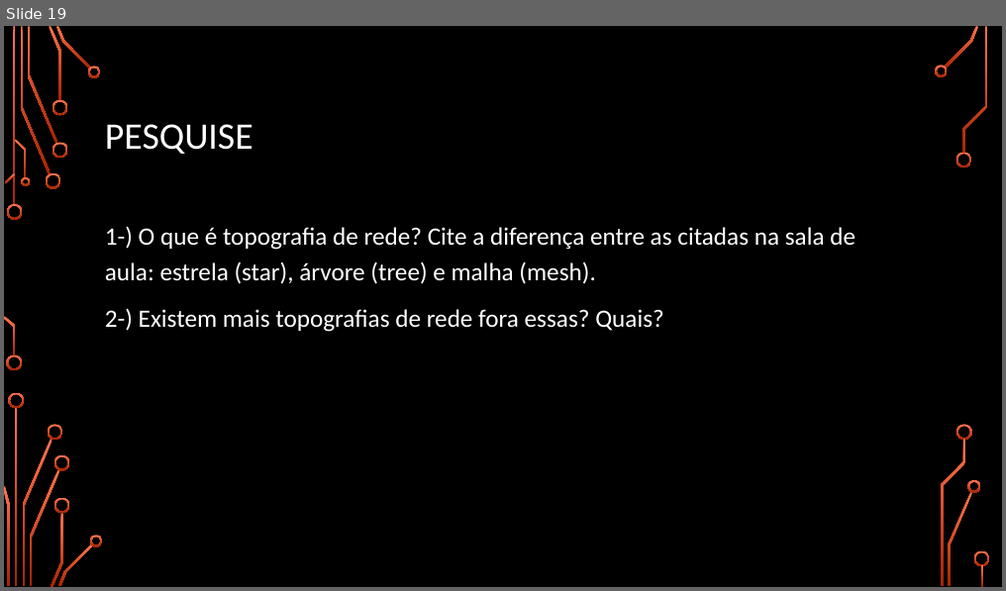
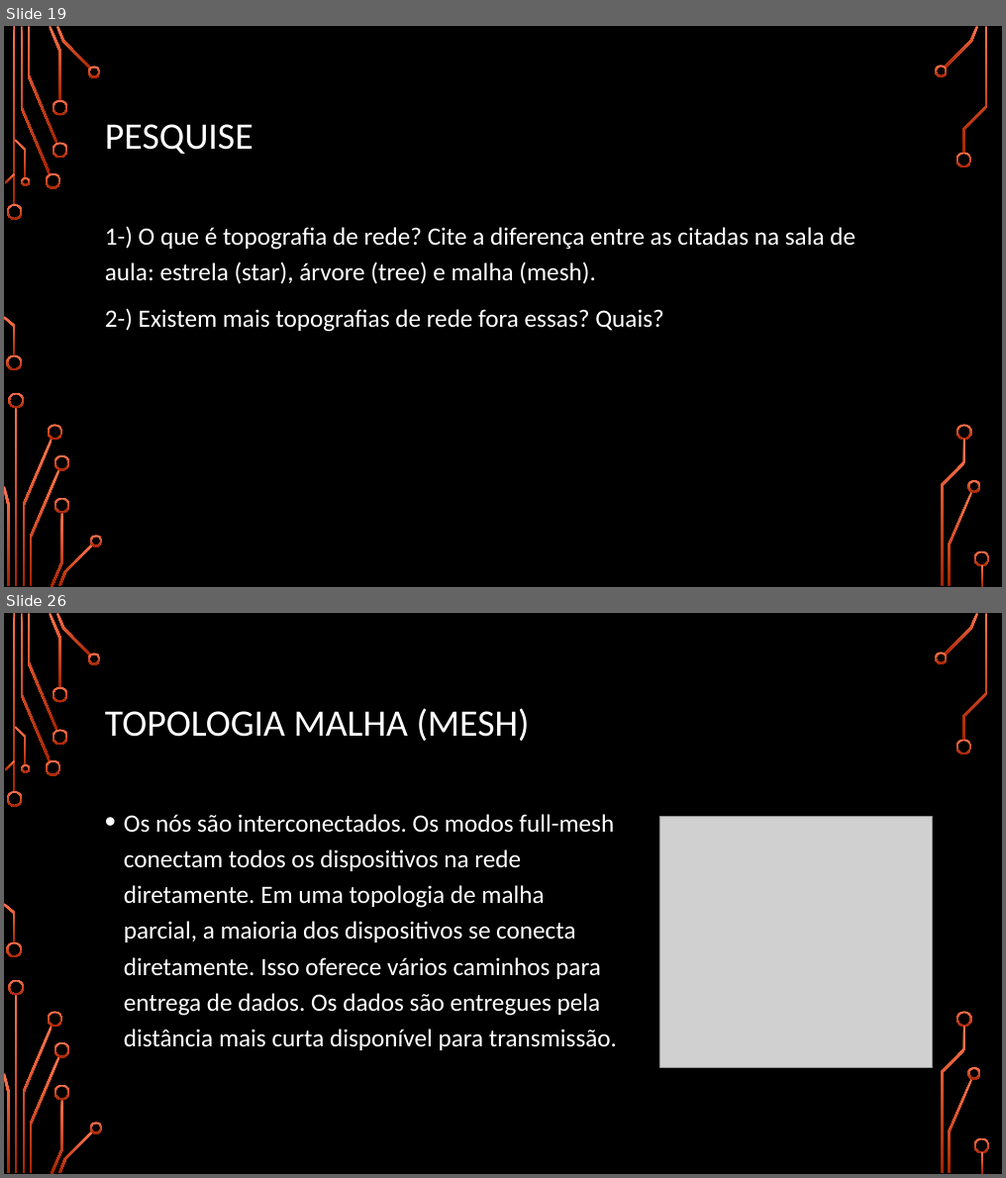
Before and after one commit to luisfernandospoljaric/SENAI2024, a slide deck: IoT 60h/Protocolos de comunicacao/ZigBee.pptx. Shown one above the other, each under a label of ours: slide 19 before the commit, slides 19 and 26 after it; the slides between them are not shown. The pictures are 1006x591 and 1006x1178 pixels, drawn with LibreOffice and Linux fonts; fonts in the diff are those of the drawing; grey boxes stand for pictures; background and template pictures are left out. Boxes give left, top, right and bottom in pixels: in the first picture for what was removed or moved away, otherwise in the second. Text is boxed around its words. In the diff, an @@ line names an element or a change of style, - is before the commit and + after.

```diff
--- a/IoT 60h/Protocolos de comunicacao/ZigBee.pptx
+++ b/IoT 60h/Protocolos de comunicacao/ZigBee.pptx
@@ slide 26 added at (x1=4, y1=613, x2=1002, y2=1174), background picture (left out); not listed: 36 template elements that a slide beside it also shows @@
@@ title added at (x1=105, y1=708, x2=530, y2=741), 36 pt, text #FFFFFF @@
+TOPOLOGIA MALHA (MESH)
@@ text added at (x1=124, y1=814, x2=617, y2=1051), 24 pt, text #FFFFFF @@
+• Os nós são interconectados. Os modos full-mesh conectam todos os dispositivos na rede diretamente. Em uma topologia de malha parcial, a maioria dos dispositivos se conecta diretamente. Isso oferece vários caminhos para entrega de dados. Os dados são entregues pela distância mais curta disponível para transmissão.
@@ picture added at (x1=659, y1=817, x2=933, y2=1067) @@
```
Also in this commit, not shown: 8 other slides added.
